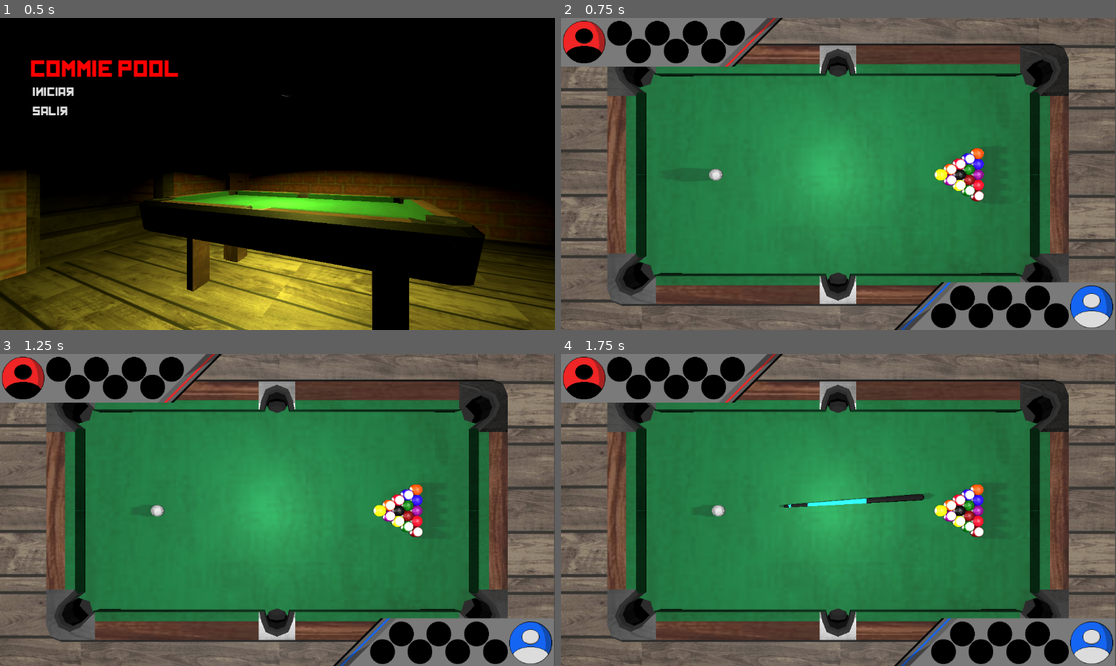
Above: before the commit, frames 1-4 (two rows, left to right).
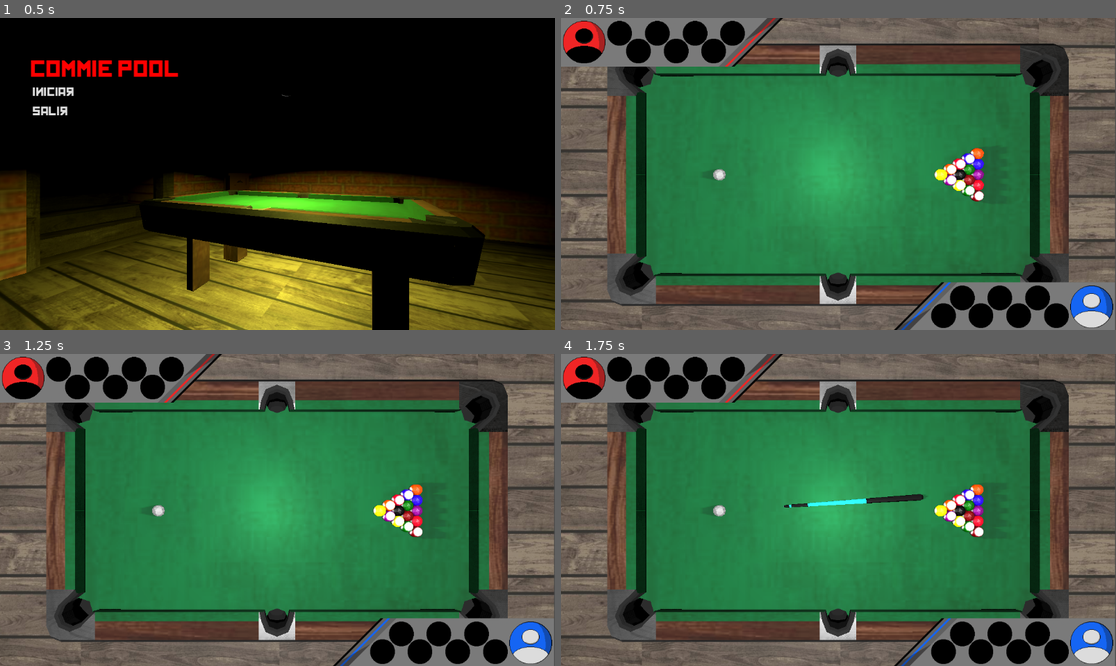
Above: after the commit, the same moments.

Repository: Corcho4433/commiepool-sourcecode
Game: Godot game, scene res://scenes/mainmenu.tscn
Same seed, same stepped clock (60 frames per second), same inputs: the game is played once before the commit and once after it.
Inputs (mouse positions are in pixels of both pictures, inside the frame that each line leads up to):
- Up to frame 1 (0.5 s): no input
- Up to frame 2 (0.75 s): click "Iniciar" at 0.5 s
- Up to frame 3 (1.25 s): no input
- Up to frame 4 (1.75 s): tap Enter at 1.25 s; move the mouse to (960, 494) at 1.27 s; press the mouse at (960, 494) at 1.28 s

Frame 1 is identical in both runs. In frame 2, less than 0.1% of the frame differs, in the area x 26-30%, y 48-53%; in frame 3, less than 0.1%; in frame 4, 0.1%, in the area x 26-68%, y 44-53%.

Commit message:
added interfaces

Diff:
--- a/project.godot
+++ b/project.godot
@@ -19,6 +19,7 @@
 
 GameEvent="*res://scripts/game_event.gd"
 GameInfo="*res://scripts/game_info.gd"
+Interface="*res://scripts/interface.gd"
 
 [display]
 
--- a/scenes/GameScene.tscn
+++ b/scenes/GameScene.tscn
@@ -101,17 +101,15 @@
 [node name="CueComponent" type="Node" parent="." node_paths=PackedStringArray("cameraNode", "cueBall")]
 script = ExtResource("6_70yt0")
 cameraNode = NodePath("../GUIComponent/CanvasLayer/SubViewportContainer/SubViewport/Camera3D")
-cueBall = NodePath("BallObject/CueBall")
-
-[node name="BallObject" type="Node" parent="CueComponent" node_paths=PackedStringArray("cameraNode")]
+cueBall = NodePath("CueBall")
+
+[node name="CueBall" parent="CueComponent" node_paths=PackedStringArray("cameraNode") instance=ExtResource("4_lnexn")]
+transform = Transform3D(1, 0, 0, 0, 1, 0, 0, 0, 1, 0, -0.170051, 0.575699)
+max_contacts_reported = 100
 script = ExtResource("5_0d3vu")
 cameraNode = NodePath("../../GUIComponent/CanvasLayer/SubViewportContainer/SubViewport/Camera3D")
 
-[node name="CueBall" parent="CueComponent/BallObject" instance=ExtResource("4_lnexn")]
-transform = Transform3D(1, 0, 0, 0, 1, 0, 0, 0, 1, 0, -0.0703911, 0.575699)
-max_contacts_reported = 100
-
-[node name="PelotaBlanca" type="MeshInstance3D" parent="CueComponent/BallObject/CueBall"]
+[node name="PelotaBlanca" type="MeshInstance3D" parent="CueComponent/CueBall"]
 mesh = SubResource("ArrayMesh_3b3xh")
 
 [node name="TurnComponent" type="Node" parent="."]
@@ -357,5 +355,7 @@
 shadow_bias = 0.0
 omni_attenuation = 0.732043
 
-[connection signal="cue_ball_clicked" from="CueComponent/BallObject" to="CueComponent" method="_on_cue_ball_clicked"]
-[connection signal="body_entered" from="CueComponent/BallObject/CueBall" to="CueComponent/BallObject" method="_on_body_entered"]
+[connection signal="body_entered" from="PoolTable/PlayableAreaCollision" to="PoolTable/PlayableAreaCollision" method="_on_body_entered"]
+[connection signal="body_entered" from="PoolTable/HoleCollisionDisabler" to="PoolTable/HoleCollisionDisabler" method="_on_body_entered"]
+[connection signal="body_entered" from="CueComponent/CueBall" to="CueComponent/CueBall" method="_on_body_entered"]
+[connection signal="cue_ball_clicked" from="CueComponent/CueBall" to="CueComponent" method="_on_cue_ball_clicked"]
--- a/scenes/objects/ball.tscn
+++ b/scenes/objects/ball.tscn
@@ -1,4 +1,6 @@
-[gd_scene load_steps=3 format=3 uid="uid://sp1w1csj6psn"]
+[gd_scene load_steps=4 format=3 uid="uid://sp1w1csj6psn"]
+
+[ext_resource type="Script" path="res://scripts/ballObject.gd" id="1_miio6"]
 
 [sub_resource type="PhysicsMaterial" id="PhysicsMaterial_avylx"]
 friction = 0.15
@@ -7,10 +9,12 @@
 [sub_resource type="SphereShape3D" id="SphereShape3D_4ndp0"]
 radius = 0.03
 
-[node name="pelota" type="RigidBody3D" groups=["allBalls"]]
+[node name="BallObject" type="RigidBody3D" groups=["allBalls"]]
 physics_material_override = SubResource("PhysicsMaterial_avylx")
+freeze_mode = 1
 continuous_cd = true
 contact_monitor = true
+script = ExtResource("1_miio6")
 
 [node name="CollisionShape3D" type="CollisionShape3D" parent="."]
 shape = SubResource("SphereShape3D_4ndp0")
--- a/scripts/CueBall.gd
+++ b/scripts/CueBall.gd
@@ -8,7 +8,7 @@
 
 func _ready():
 	ballName = "CueBall"
-	_ballRigidBody = get_child(0)
+	_ballRigidBody = get_node(".")
 	ballType = "CueBall"
 	GameEvent.penalty_commited.connect(set_dragging)
 	GameEvent.ball_strike.connect(ball_striked)
@@ -22,7 +22,6 @@
 
 	if Input.is_action_just_pressed("RightClick") and isDraggable == true and isStriking == false:
 		isDragging = true
-
 
 	if Input.is_action_just_released("RightClick") and isDraggable == true:
 		handle_drop()
@@ -41,8 +40,6 @@
 		_ballRigidBody.set_collision_layer_value(1,false)
 		_ballRigidBody.global_position = cameraNode.project_position(get_viewport().get_mouse_position(),cameraDistanceToTable)
 
-
-
 func handle_drop():
 	for body in _ballRigidBody.get_colliding_bodies():
 		if body.name == "pelota":
@@ -51,11 +48,22 @@
 	isDragging = false
 
 func _on_body_entered(body):
-	if body.name == "pelota":
-		GameEvent.cue_ball_hit_ball.emit(body.get_parent())
+	if "implements" in body:
+		if Interface.Hitable in body.implements:
+			GameEvent.cue_ball_hit_ball.emit(body.hit())
 
 func set_dragging():
 	isDraggable = true
 
 func ball_striked():
 	isDraggable = false
+
+func score():
+	freeze = true
+	linear_velocity = Vector3(0,0,0)
+	await GameEvent.change_turn
+	freeze = false
+	position = Vector3(0,-0.038,0.576)
+	set_collision_mask_value(1,true)
+	linear_velocity = Vector3(0,0,0)
+	angular_velocity = Vector3(0,0,0)
--- a/scripts/CueComponent.gd
+++ b/scripts/CueComponent.gd
@@ -1,6 +1,5 @@
 extends Node
 class_name CueObject
-
 
 
 
--- a/scripts/HoleCollision.gd
+++ b/scripts/HoleCollision.gd
@@ -1,11 +1,6 @@
 extends Area3D
-signal ball_entered_hole(body:Node3D)
-var collidingBodies : Array[Node3D]
-# Called when the node enters the scene tree for the first time.
 
-
-# Called every frame. 'delta' is the elapsed time since the previous frame.
-func _process(_delta):
-	for body in get_overlapping_bodies():
-		if body.is_in_group("allBalls"):
-			GameEvent.ball_entered_hole.emit(body)
+func _on_body_entered(body):
+	if "implements" in body:
+		if Interface.Holeable in body.implements:
+			body.disable_collision()
--- a/scripts/PlayableAreaCollision.gd
+++ b/scripts/PlayableAreaCollision.gd
@@ -1,12 +1,8 @@
 extends Area3D
-signal ball_exited_playable_area(body: Node3D)
-var collidingBodies : Array[Node3D]
 
-# Called when the node enters the scene tree for the first time.
 
-# Called every frame. 'delta' is the elapsed time since the previous frame.
-func _process(_delta):
-	collidingBodies = get_overlapping_bodies()
-	if collidingBodies:
-		for body in get_overlapping_bodies():
+func _on_body_entered(body):
+	if "implements" in body:
+		if Interface.Scorable in body.implements:
 			GameEvent.ball_exited_playable_area.emit(body)
+			body.score()
--- a/scripts/TurnComponent.gd
+++ b/scripts/TurnComponent.gd
@@ -71,7 +71,7 @@
 	cueUsed = true
 
 func _ball_scored(body):
-	var ball : BallObject = body.get_parent()
+	var ball : BallObject = body
 	ballsScored.append(ball)
 
 func score_balls():
@@ -101,7 +101,6 @@
 	elif firstBallTouched.ballType != infoTurns[turn]["Type"] and infoTurns[turn]["Type"] != "":
 		turn_state.change_state("hit opponent ball")
 
-
 func calc_first_turn(type : String):
 	var otherTurn = get_other_player_turn()
 	infoTurns[turn]["Type"] = type
@@ -120,8 +119,6 @@
 		firstBallTouched = ball
 		touchedBall = true
 
-
-
 func get_other_type(type : String):
 	if type == "Smooth":
 		return "Stripped"
--- a/scripts/TurnState.gd
+++ b/scripts/TurnState.gd
@@ -28,7 +28,6 @@
 		"score own ball":
 			if "penalty" not in state:
 				state = "extra turn"
-	print(state)
 
 
 func reset():
--- a/scripts/ballArrays.gd
+++ b/scripts/ballArrays.gd
@@ -9,8 +9,6 @@
 
 
 func _ready():
-	GameEvent.ball_exited_playable_area.connect(ball_exited_playable_area)
-	GameEvent.ball_entered_hole.connect(ball_entered_hole)
 	ShuffleBalls()
 
 func GetStartingArray():
@@ -43,23 +41,21 @@
 		rows -= 1
 		for row in range(rows):
 			var new_position : Vector3 = Vector3(ofsetX + (row*dia) + (col * dia / 2), -0.105 , ofsetZ + (col*dia))
-			var newBallObject = BallObject.new()
+			var newBallObject : PackedScene = load("res://scenes/objects/ball.tscn")
 			var ballName : String = StartingArray[index]
-			add_child(newBallObject)
-			newBallObject.ballName = ballName
-			newBallObject.ballPosition = new_position
-			newBallObject.ballType = GameInfo.Balls[ballName]["type"]
-			newBallObject.ballImg = load("res://resources/texturas/Balls_GUI_sprites/"+ ballName.to_lower() + ".png")
-			CurrentArray.append(newBallObject)
+			var b = newBallObject.instantiate()
+			add_child(b)
+			b.ballName = ballName
+			b.ballPosition = new_position
+			b.ballType = GameInfo.Balls[ballName]["type"]
+			b.ballImg = load("res://resources/texturas/Balls_GUI_sprites/"+ ballName.to_lower() + ".png")
+			CurrentArray.append(b)
 			index += 1
 
 func SpawnBalls():
 	for ball : BallObject in CurrentArray:
 		if ball.spawned == false:
 			ball.spawnBall()
-
-
-
 
 #func ChangeBall(index:int, newBallName : String = "Ball1" , newBallMass : float = 1):
 	#var ball : BallObject = CurrentArray[index]
@@ -88,29 +84,6 @@
 			return false
 	return true
 
-
-
-func ball_exited_playable_area(body : RigidBody3D):
-	var ball : BallObject = body.get_parent()
-	if ball.ballName == "CueBall":
-		body.freeze = true
-		await GameEvent.change_turn
-		body.freeze = false
-		body.position = Vector3(0,-0.038,0.576)
-		body.set_collision_mask_value(1,true)
-		body.linear_velocity = Vector3(0,0,0)
-		body.angular_velocity = Vector3(0,0,0)
-	else:
-		DeleteBall(ball)
-
-
-
-func ball_entered_hole(body):
-	body.set_collision_mask_value(1,false)
-
-
-
-
 func checkTypeBall(ball_name : String):
 	if ball_name in SmoothBalls:
 		return ["Smooth", "Stripped"]
--- a/scripts/ballObject.gd
+++ b/scripts/ballObject.gd
@@ -1,12 +1,11 @@
-extends Node
+extends RigidBody3D
 ## La clase BallObject se encarga de guardar la informacion individual de cada pelota
 ## y agregarla a la escena principal como nodo hijo de [BallsArray]. [br] [br]
 ## El arbol de nodos de una bola spawneada se ve asi : [BallObject] -> [RigidBody3D]
 ## (llamado pelota) -> [CollisionShape3D] y [MeshInstance3D].
 class_name BallObject
 
-
-
+var implements = [Interface.Scorable, Interface.Holeable, Interface.Hitable]
 ## Nombre de la bola.
 var ballName : String
 ## Masa de la bola, por default 1.
@@ -30,20 +29,15 @@
 
 ## Inicializa ,con informacion previamente almacenada, una instancia de una bola.
 func spawnBall():
-	var ballScene : PackedScene = load("res://scenes/objects/ball.tscn")
-	var ball = ballScene.instantiate()
 	_ballMesh = instantiateMesh(GameInfo.Balls[ballName].mesh)
 	add_to_group("allBallObjects")
 	spawned = true
-	_ballCollisionShape = ball.get_node("CollisionShape3D")
-	_ballRigidBody = ball
-	_addBallToScene(ball)
+	_ballCollisionShape = get_node("CollisionShape3D")
+	_ballRigidBody = get_node(".")
+	_ballRigidBody.position = ballPosition
 	_addMeshToScene(_ballMesh)
 
 
-func _addBallToScene(ball : RigidBody3D):
-	add_child(ball)
-	ball.position = ballPosition
 
 func _addMeshToScene(meshInstance: MeshInstance3D):
 	_ballRigidBody.add_child(meshInstance)
@@ -51,10 +45,9 @@
 
 ## Borra la bola en pantalla, pero mantiene su informacion.
 func deleteBall():
+	linear_velocity = Vector3(0,0,0)
+	freeze = true
 	spawned = false
-	_ballRigidBody.queue_free()
-
-
 
 func instantiateMesh(mesh : String):
 	var newMeshScene = load(mesh)
@@ -65,3 +58,12 @@
 
 func _to_string():
 	return ballName
+
+func score():
+	deleteBall()
+
+func hit():
+	return self
+
+func disable_collision():
+	set_collision_mask_value(1,false)
--- a/scripts/game_event.gd
+++ b/scripts/game_event.gd
@@ -9,4 +9,3 @@
 signal ball_strike()
 signal on_ball_scored(turn : int, ball_name : BallObject)
 signal ball_exited_playable_area(body: Node3D)
-signal ball_entered_hole(body:Node3D)
--- /dev/null
+++ b/scripts/interface.gd
@@ -0,0 +1,43 @@
+extends Node
+
+class Scorable:
+	func score():
+		pass
+
+class Holeable:
+	func disable_collision():
+		pass
+
+class Hitable:
+	func hit():
+		pass
+
+func get_all_descendants(node):
+	var all_descendants = [node]
+	var children = node.get_children()
+	for child in children:
+		all_descendants.append_array(get_all_descendants(child))
+	return all_descendants
+
+func _ready():
+	var all_nodes = get_all_descendants(get_tree().current_scene)
+	for node in all_nodes:
+		check_node(node)
+	get_tree().node_added.connect(check_node)
+
+
+func check_node(node):
+	if "implements" in node:
+		if typeof(node.implements) == TYPE_ARRAY:
+			for implementation in node.implements:
+				var instance = implementation.new()
+				check_implementation(instance, node)
+		else:
+			var instance = node.implements.new()
+			check_implementation(instance, node)
+
+
+func check_implementation(instance, node):
+	for method in instance.get_script().get_script_method_list():
+		assert(method.name in node, "Interface error: " + node.name
+		+ " does not possess the " + method.name + " method.")
